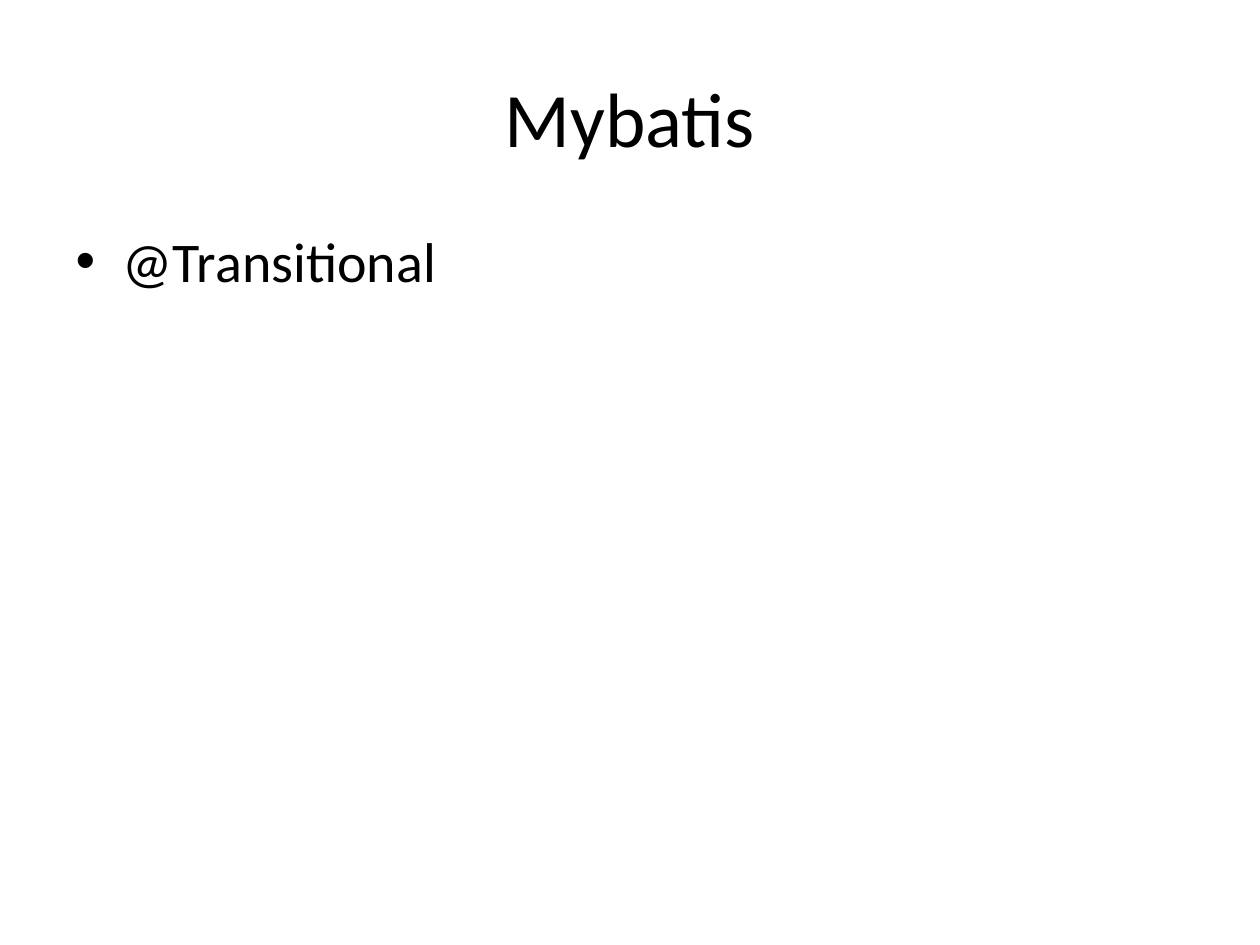
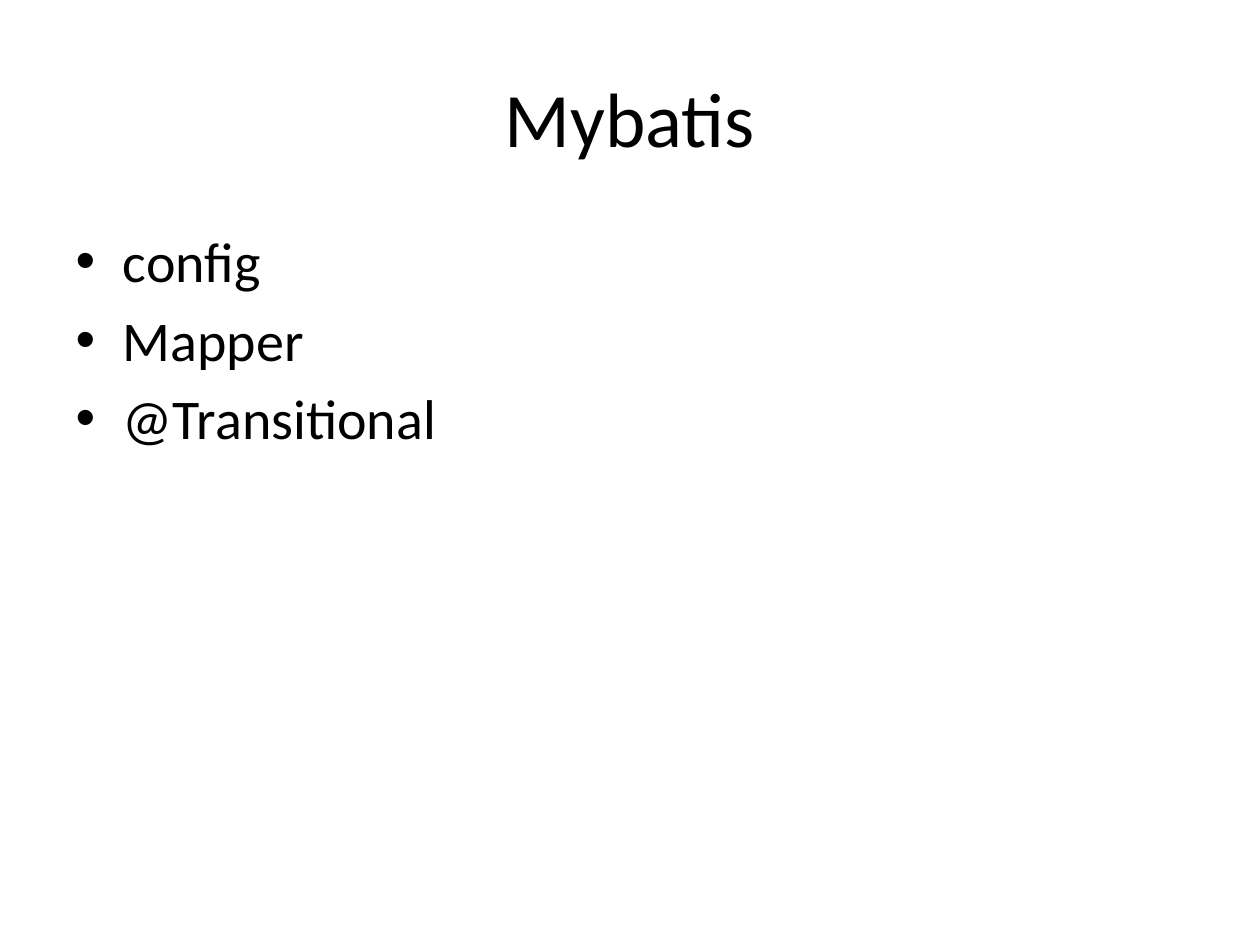
Before and after one commit to hejian1639/SpringMVC, a slide deck: slide 23 of Introduction.pptx (slide 64 before the commit). Drawn at 1260x945 pixels with LibreOffice and Linux fonts; fonts in the diff are those of the drawing. Boxes give left, top, right and bottom in pixels: in the first picture for what was removed or moved away, otherwise in the second. Text is boxed around its words. In the diff, an @@ line names an element or a change of style, - is before the commit and + after.

```diff
--- a/Introduction.pptx
+++ b/Introduction.pptx
@@ text at (123,243,304,370): paragraphs added @@
+• config
+• Mapper
```
Also in this commit, not shown: 11 other slides changed, 10 slides added, 41 slides removed, 9 other files.
